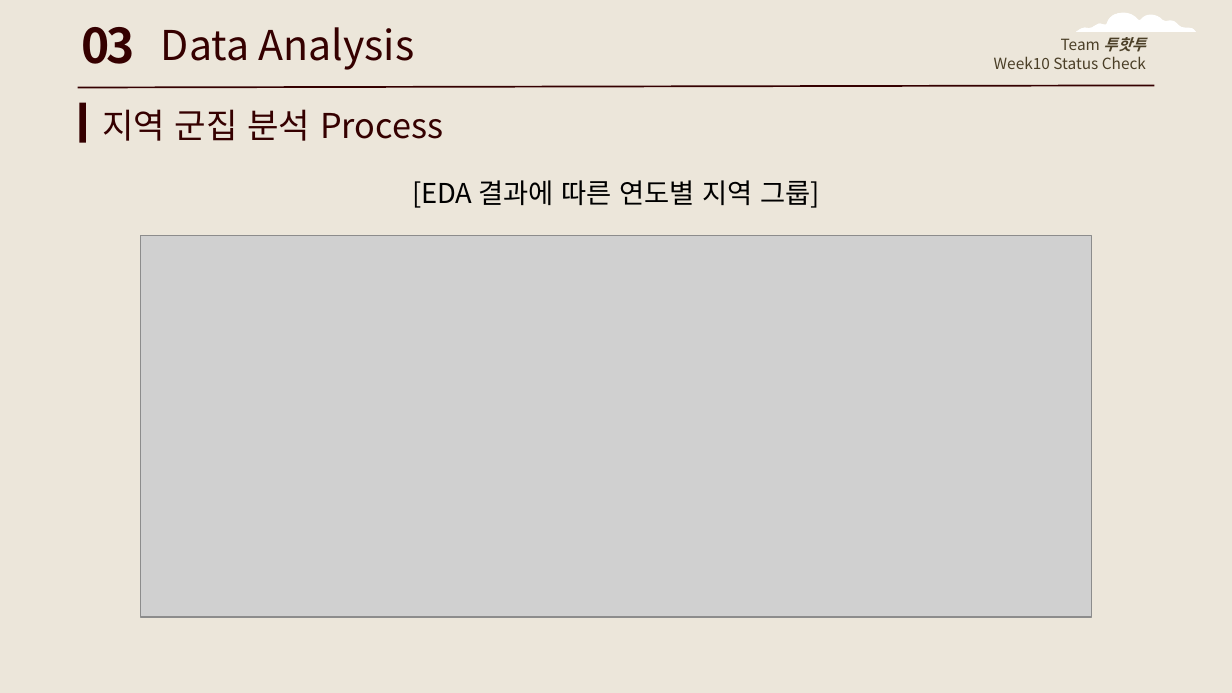
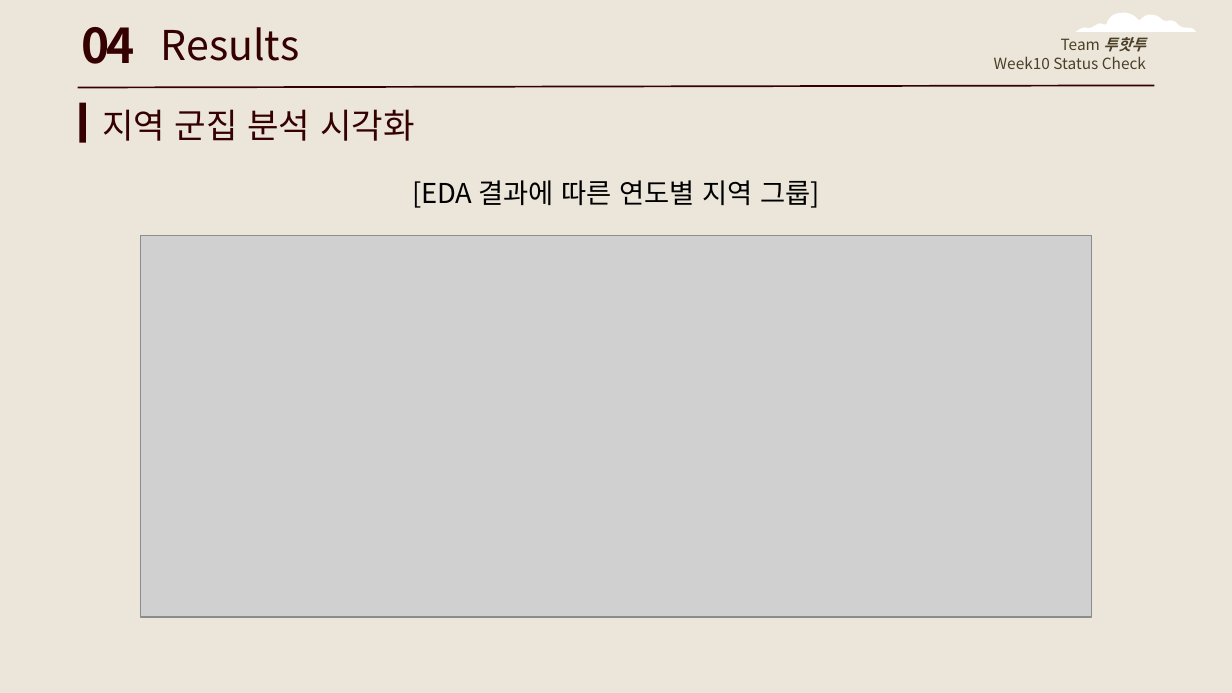
Before and after one commit to NamYoonJi/capstone-project-slides, a slide deck: slide 26 of week 12 mid progress report.pptx (slide 25 before the commit). Drawn at 1232x693 pixels with LibreOffice and Linux fonts; fonts in the diff are those of the drawing; grey boxes stand for pictures. Boxes give left, top, right and bottom in pixels: in the first picture for what was removed or moved away, otherwise in the second. Text is boxed around its words. In the diff, an @@ line names an element or a change of style, - is before the commit and + after.

```diff
--- a/week 12 mid progress report.pptx
+++ b/week 12 mid progress report.pptx
@@ text at (x1=81, y1=27, x2=135, y2=64): text changed @@
-03
+04
@@ text at (x1=161, y1=27, x2=299, y2=61): text changed @@
-Data Analysis
+Results
@@ text at (x1=102, y1=109, x2=415, y2=141): text changed @@
-지역 군집 분석 Process
+지역 군집 분석 시각화
```
Also in this commit, not shown: 9 other slides changed, 2 slides added, 1 slide removed.
